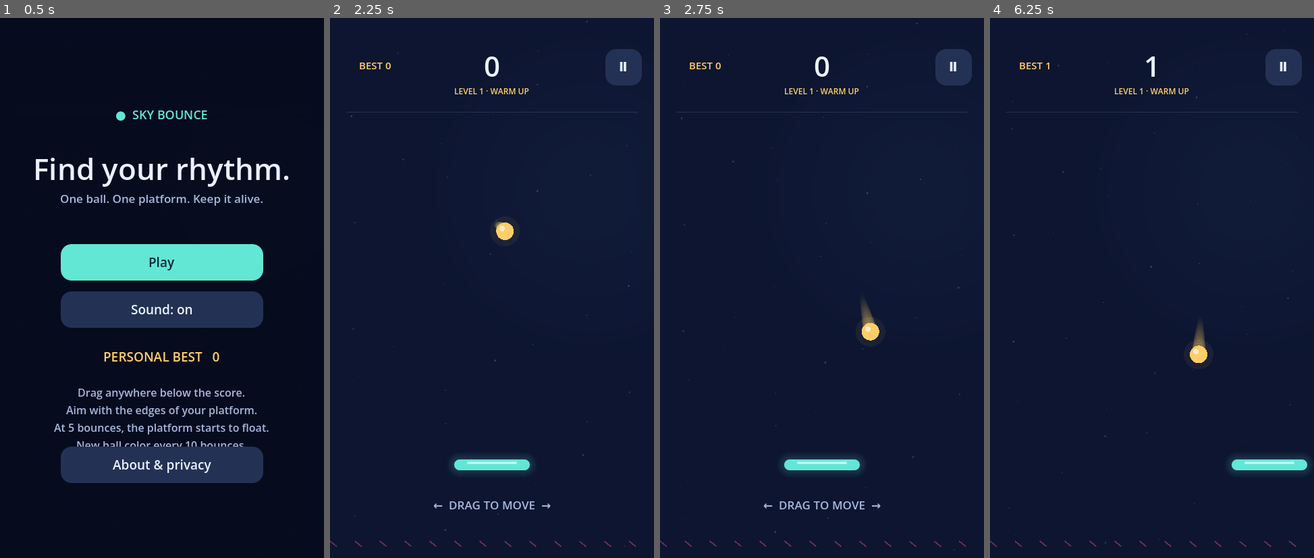
Above: before the commit, frames 1-4 (left to right).
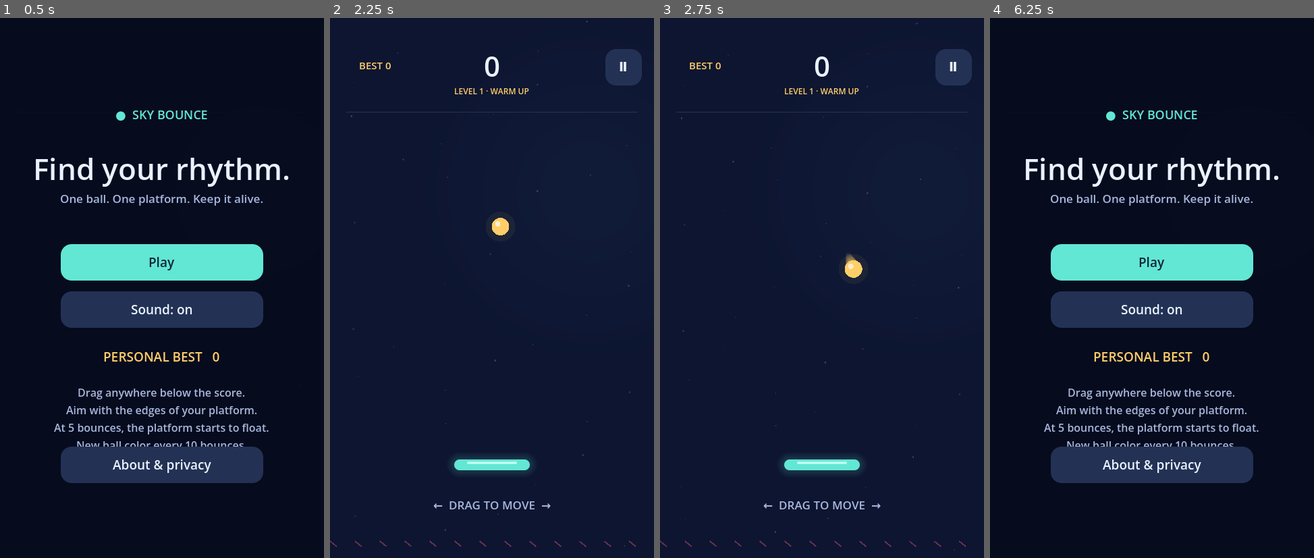
Above: after the commit, the same moments.

Repository: nius195-cpu/sky-bounce
Game: Godot game, scene res://main.tscn
Same seed, same stepped clock (60 frames per second), same inputs: the game is played once before the commit and once after it.
Inputs (mouse positions are in pixels of both pictures, inside the frame that each line leads up to):
- Up to frame 1 (0.5 s): no input
- Up to frame 2 (2.25 s): click "About & privacy" at 0.5 s; click "Back" at 1.25 s; click "Play" at 2 s
- Up to frame 3 (2.75 s): no input
- Up to frame 4 (6.25 s): click "Ⅱ" at 2.75 s; click "Restart" at 3.5 s; tap Enter at 4.25 s; move the mouse to (1223, 261) at 4.27 s; hold Right (ui_right) 4.28-5 s; tap P at 4.35 s; click (1223, 261) at 4.42 s; tap Space at 4.52 s; drag from (1087, 315) to (1135, 396) at 5.02 s; click (1152, 309) at 5.75 s, where only the run after the commit has a clickable "Main menu"

Frame 1 is identical in both runs. In frame 2, 0.1% of the frame differs, in the area x 50-57%, y 37-42%; in frame 3, 0.4%; in frame 4, 18%, in the area x 0-100%, y 2-98%.

Commit message:
Slow the opening pace and add forgiving varied bounce heights

Diff:
--- a/project.godot
+++ b/project.godot
@@ -5,7 +5,7 @@
 run/main_scene="res://main.tscn"
 config/features=PackedStringArray("4.6", "GL Compatibility")
 config/icon="res://art/icon.svg"
-config/version="1.1.0"
+config/version="1.1.1"
 
 [display]
 window/size/viewport_width=480
--- a/scripts/ball_sim.gd
+++ b/scripts/ball_sim.gd
@@ -4,6 +4,8 @@
 const RADIUS := 13.0
 const PADDLE_WIDTH := 112.0
 const GRAVITY := 680.0
+const START_SPEED := 0.65
+var bounce_rng := RandomNumberGenerator.new()
 var ball := Vector2(240, 310)
 var velocity := Vector2(105, 0)
 var paddle := Vector2(240, 654)
@@ -20,6 +22,7 @@
 	elapsed = 0
 	lost = false
 	bounce_flash = 0
+	bounce_rng.randomize()
 
 func platform_y(height: float) -> float:
 	var amplitude := minf(maxf(score - 4, 0) * 3.0, 55.0)
@@ -29,7 +32,16 @@
 # rather than spending the extra launch energy bouncing against the ceiling.
 # A logarithmic curve keeps increasing beyond the old score-30 speed cap.
 func speed_multiplier() -> float:
-	return 1.0 + 0.55 * log(1.0 + maxf(score, 0) / 15.0)
+	return START_SPEED + 0.48 * log(1.0 + maxf(score, 0) / 24.0)
+
+# At low scores, heights stay within a gentle 240–300px band. The range
+# broadens gradually; vertical height is independent of the steering angle.
+func next_bounce_height() -> float:
+	var difficulty := clampf(score / 60.0, 0.0, 1.0)
+	var low := lerpf(240.0, 170.0, difficulty)
+	var high := lerpf(300.0, 360.0, difficulty)
+	var headroom := maxf(80.0, paddle.y - RADIUS - (140 + RADIUS) - 16)
+	return bounce_rng.randf_range(minf(low, headroom), minf(high, headroom))
 
 # Swept crossing in the paddle's moving frame prevents tunnelling.
 func step(dt: float, target_x: float, size: Vector2) -> bool:
@@ -62,10 +74,10 @@
 		var paddle_x := lerpf(old_paddle.x, paddle.x, fraction)
 		if absf(cross_x - paddle_x) <= PADDLE_WIDTH / 2 + RADIUS * 0.5:
 			var offset := clampf((cross_x - paddle_x) / (PADDLE_WIDTH / 2), -1, 1)
-			var speed := 640.0
+			var height := next_bounce_height()
 			var movement := clampf((paddle.x - old_paddle.x) / dt, -450, 450)
 			velocity.x = clampf(offset * 290 + movement * 0.12, -340, 340)
-			velocity.y = -sqrt(speed * speed - velocity.x * velocity.x)
+			velocity.y = -sqrt(2.0 * GRAVITY * height)
 			ball.y = paddle.y - RADIUS - 0.5
 			score += 1
 			bounce_flash = 0.2
--- a/scripts/game.gd
+++ b/scripts/game.gd
@@ -127,7 +127,7 @@
 		label_at(overlay, "Could not save progress on this device.", pos + Vector2(-45, 365), 390, 15, GOLD)
 
 func show_about() -> void:
-	var pos := make_panel("Keep it simple.", "Sky Bounce 1.1.0")
+	var pos := make_panel("Keep it simple.", "Sky Bounce 1.1.1")
 	label_at(overlay, "Made with Godot Engine (MIT license).\nhttps://godotengine.org/license\n\nNo ads. No tracking. No account.\nScores stay on your device.\nOriginal art and synthesized sound.", pos + Vector2(-40, 0), 380, 17, Color("a7b8dc"))
 	button_at(overlay, "Back", pos + Vector2(0, 200), 300, show_menu, true)
 
--- a/tests/run.gd
+++ b/tests/run.gd
@@ -69,7 +69,31 @@
 	sim.step(1.0 / 120, 240, SIZE)
 	check(sim.ball.distance_to(initial_ball) > early_distance * 2, "High scores move the ball faster in actual simulation time")
 	sim.reset(SIZE)
-	check(is_equal_approx(sim.speed_multiplier(), 1), "Restart restores starting speed")
+	check(is_equal_approx(sim.speed_multiplier(), Sim.START_SPEED), "Restart restores starting speed")
+	check(sim.speed_multiplier() <= 0.7, "Opening pace is at least 30 percent slower than version 1.1.0")
+	sim.bounce_rng.seed = 42
+	var early_heights: Array[float] = []
+	for i in range(40):
+		early_heights.append(sim.next_bounce_height())
+	check(early_heights.min() >= 240 and early_heights.max() <= 300, "Beginner bounce heights stay within a gentle band")
+	check(early_heights.max() - early_heights.min() > 30, "Bounce heights vary rather than repeating a fixed arc")
+	var minimum_airtime: float = 2 * sqrt(2 * float(early_heights.min()) / Sim.GRAVITY) / sim.speed_multiplier()
+	check(minimum_airtime > 2.5, "Low-score bounces allow over 2.5 seconds of reaction time")
+	sim.score = 100
+	var late_heights: Array[float] = []
+	for i in range(40):
+		late_heights.append(sim.next_bounce_height())
+	check(late_heights.min() >= 170 and late_heights.max() <= 360, "Advanced bounce heights remain controlled")
+	check(late_heights.max() - late_heights.min() > early_heights.max() - early_heights.min(), "Height variety widens at higher scores")
+	sim.reset(SIZE)
+	sim.bounce_rng.seed = 42
+	sim.ball = Vector2(285, sim.paddle.y - 14)
+	sim.velocity = Vector2(0, 600)
+	sim.step(1.0 / 120, 240, SIZE)
+	var launch_height: float = sim.velocity.y * sim.velocity.y / (2 * Sim.GRAVITY)
+	check(sim.velocity.y < 0 and launch_height >= 240 and launch_height <= 300, "Edge steering preserves a forgiving randomized vertical bounce")
+	sim.reset(SIZE)
+	sim.bounce_rng.seed = 99
 	var min_y := 9999.0
 	var max_y := 0.0
 	for i in range(120 * 180):
Not shown, changed: export_presets.cfg
Not shown, changed: README.md
Not shown, changed: docs/CHANGELOG.md
